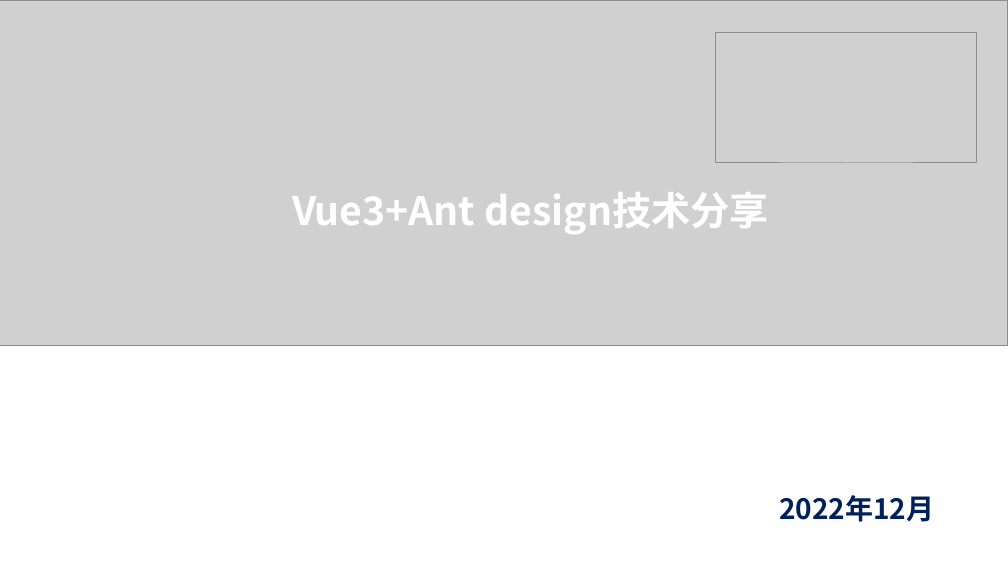
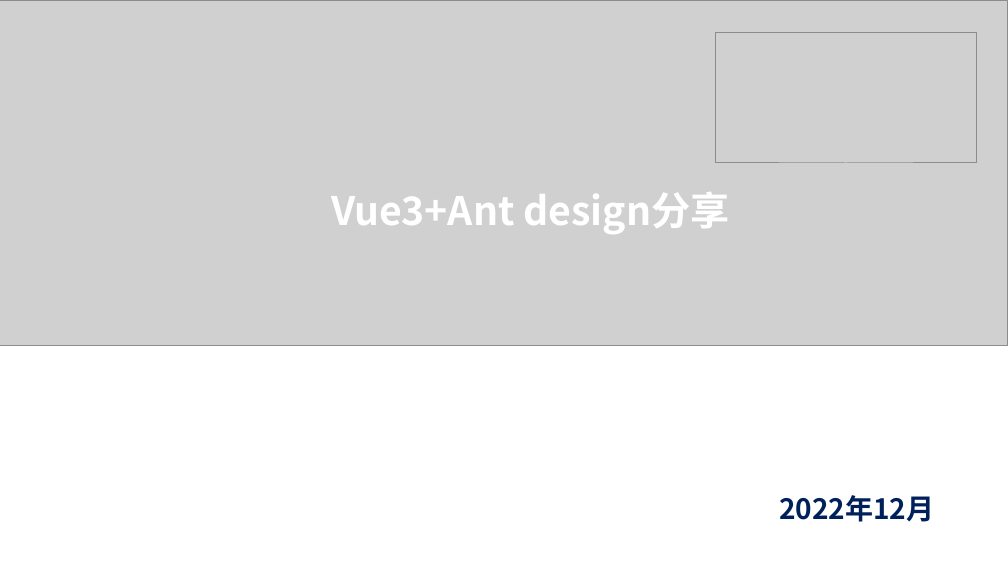
Before and after one commit to chxxx/vue3-vite-antd-admin, a slide deck: slide 2 of public/vue3 antdesign.pptx. Drawn at 1008x567 pixels with LibreOffice and Linux fonts; fonts in the diff are those of the drawing; grey boxes stand for pictures. Boxes give left, top, right and bottom in pixels: in the first picture for what was removed or moved away, otherwise in the second. Text is boxed around its words. In the diff, an @@ line names an element or a change of style, - is before the commit and + after.

```diff
--- a/public/vue3 antdesign.pptx
+++ b/public/vue3 antdesign.pptx
@@ text at <box>331,192,730,234</box>: text changed @@
-Vue3+Ant design技术分享
+Vue3+Ant design分享
```
Also in this commit, not shown: 3 other slides changed, 14 slides added, 2 slides removed, 6 other files.
